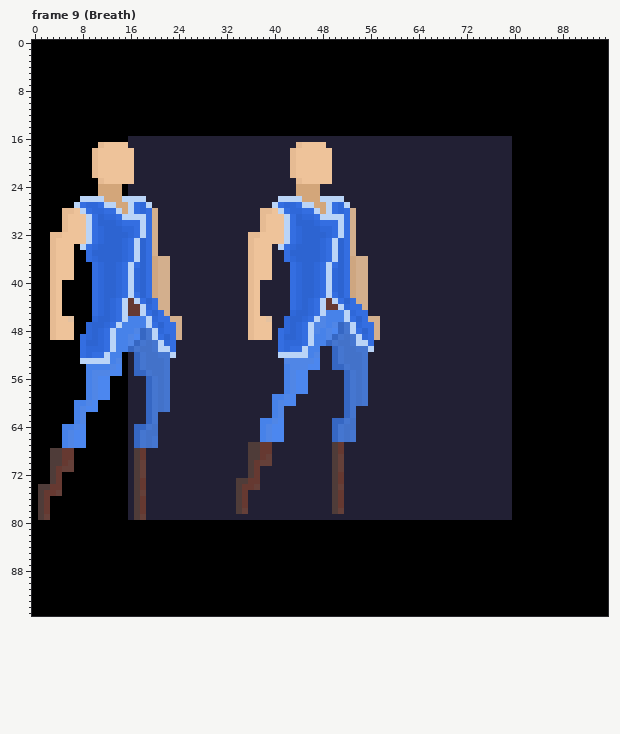
Pixel-art file: art/Scholar-casual.aseprite. Above: the version before the commit.
96x96 pixels, 22 frames. Colours within 5 levels of each other are drawn and written as one. Shown: frame 9 (Breath). The commit also changed other frames, which this record leaves out.
Once edited:
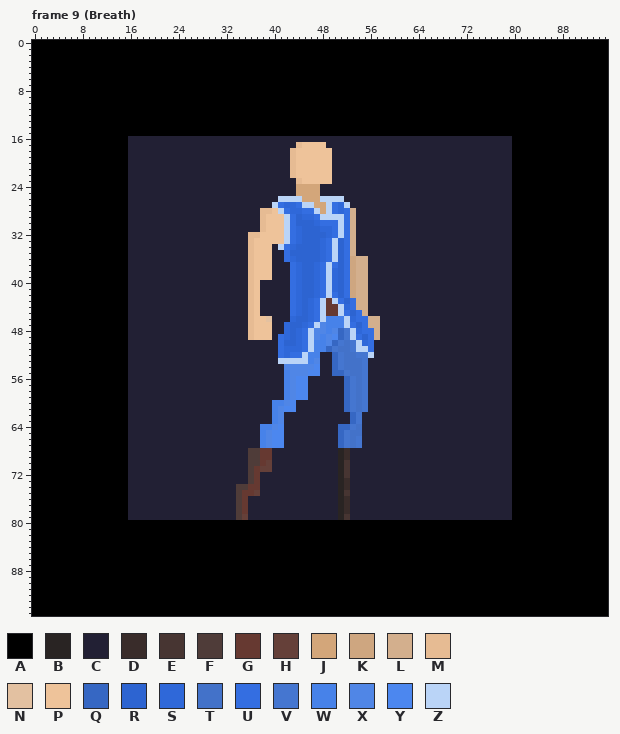
Palette (. is transparent): A #000000  B #292423  C #222034  D #392c2a  E #473532  F #4f3c39  G #663931  H #654039  J #d3a67a  K #cea680  L #d3af8d  M #e6bb93  N #e3c1a1  P #eec39a  Q #3667c3  R #2d64d1  S #2f68d9  T #4372c9  U #346ee1  V #4576d0  W #4782e9  X #5086e6  Y #4c87ef  Z #bad4f7
Edits made:
layer "Ref" now hidden
Frame 9 (Breath):
y 17: x 11..15 MPPPP -> AAAAA
y 18..22: x 10..16 MPPPPPP -> AAAAAAC
y 23: x 11..16 MPPPPP -> AAAAAC
y 24..25: x 11..14 JJJJ -> AAAA
y 26: x 8..18 ZZZZJJJZZZZ -> AAAAAAAACCC
y 27: x 7..19 ZUSSUZZJJZUSZ -> AAAAAAAAACCCC
y 28: x 5..20 MMPZUSSUUZJZUSUL -> AAAAAAAAAAACCCCC
y 29: x 5..20 MPPPZURSSUZZZZUL -> AAAAAAAAAAACCCCC
y 30: x 5..20 MPPPZURRRSUUUZUL -> AAAAAAAAAAACCCCC
y 31: x 5..20 MPPPZUSRRRSSUZUL -> AAAAAAAAAAACCCCC
y 32: x 3..20 MMPPPPZUSRRRRSUZUL -> AAAAAAAAAAAAACCCCC
y 33: x 3..20 MPPPPPZUSRRRSUZRUL -> AAAAAAAAAAAAACCCCC
y 34: x 3..6 MPPP -> AAAA; x 8..20 ZUSRRRRSUZRUL -> AAAAAAAACCCCC
y 35: x 3..6 MPPP -> AAAA; x 9..20 URRRRRSUZRUL -> AAAAAAACCCCC
y 36: x 3..6 MPPP -> AAAA; x 9..22 USRRRRSUZRUKLL -> AAAAAAACCCCCCC
y 37: x 3..6 MPPP -> AAAA; x 10..22 USRRSUZURUKLL -> AAAAAACCCCCCC
y 38..39: x 3..6 MPPP -> AAAA; x 10..22 USRRSUZSRUKLL -> AAAAAACCCCCCC
y 40..41: x 3..4 MP -> AA; x 10..22 USRRSUZSRUKLL -> AAAAAACCCCCCC
y 42: x 3..4 MP -> AA; x 10..22 USRRSUZURUKLL -> AAAAAACCCCCCC
y 43: x 3..4 MP -> AA; x 10..22 USRSUZGZURULL -> AAAAAACCCCCCC
y 44: x 3..4 MP -> AA; x 10..22 USRSUZGGZSULL -> AAAAAACCCCCCC; x 54 U -> L
y 45: x 3..4 MP -> AA; x 10..22 USRSUZGGZURUL -> AAAAAACCCCCCC; x 43..44 SR -> US; x 49..53 WWWZS -> GGZUR; x 55 U -> L
y 46: x 3..6 MPPN -> AAAA; x 10..24 SRRSUZWWWZSUULL -> AAAAAACCCCCCCCC; x 42..43 SR -> CS; x 45..48 SUZX -> RSUZ; x 53..54 UR -> SU
y 47: x 3..6 MPPP -> AAAA; x 9..24 SRRSUZWWWWZURUUL -> AAAAAAACCCCCCCCC; x 44..47 SUZX -> RSUZ; x 50..54 XQVZS -> WWZUR; x 56 U -> L
y 48: x 3..6 MPPP -> AAAA; x 9..24 SRSUZWWWXQVZSUUL -> AAAAAAACCCCCCCCC; x 41 U -> C; x 48..50 WXY -> XWX; x 54..55 UR -> SU
y 49: x 3..6 MPPP -> AAAA; x 8..24 USRSUZWWXYQVZURUL -> AAAAAAAACCCCCCCCC; x 42 R -> S; x 47 W -> X; x 50..55 QVTVZS -> YQVZUR
y 50: x 8..23 URRSUZWWXQVTVZSU -> AAAAAAAACCCCCCCC; x 42..43 SS -> RR; x 49..51 QVT -> XQV; x 55 Z -> S
y 51: x 8..23 USSSUZWWQVTTVZZU -> AAAAAAAACCCCCCCC; x 43..46 UUZW -> SSUZ; x 48..51 CCQV -> WQVT; x 53..56 TVVZ -> VZZU
y 52: x 8..14 USUUZWW -> AAAAAAA; x 17..23 QVTTVVZ -> CCCCCCC; x 41..44 ZZZZ -> USUU; x 47 X -> W; x 54 T -> V; x 56 C -> Z
y 53: x 8..14 ZZZZZWX -> AAAAAAA; x 17..22 QVTTTV -> CCCCCC; x 41..47 CXXXXXY -> ZZZZZWX
y 54: x 9..14 WWWWXY -> AAAAAA; x 17..22 QVTTTV -> CCCCCC; x 42 W -> X; x 46 Y -> X; x 51..52 QV -> VT
y 55: x 9..14 WXXXYY -> AAAAAA; x 17..22 QQVTTV -> CCCCCC; x 44..47 YYCC -> XXYY; x 50..53 CCQV -> QQVT
y 56..58: x 9..12 WXYY -> AAAA; x 19..22 QVTV -> CCCC
y 59: x 9..12 WXYY -> AAAA; x 19..22 QVTV -> CCCC; x 40..45 WWXYCC -> CCWXYY
y 60: x 7..10 WWXY -> AAAA; x 19..22 QVTV -> CCCC; x 41..42 XY -> WX
y 61: x 7..10 WXYY -> AAAA; x 19..22 QVTV -> CCCC; x 42..43 CC -> YY; x 54..55 CC -> TV
y 62: x 7..8 WX -> AA; x 19..20 QV -> CC; x 52..54 QVC -> CQV
y 63: x 7..8 WX -> AA; x 19..20 QV -> CC; x 38..41 WWXY -> CCWX; x 50..54 QQVTC -> CCCQV
y 64: x 5..8 WWXY -> AAAA; x 17..20 QQVT -> CCCC; x 39..40 XY -> WX; x 50..54 QVTTC -> CQQVT
y 65: x 5..8 WXYY -> AAAA; x 17..20 QVTT -> CCCC; x 50..54 QVTVC -> CQVTT
y 66: x 5..8 WXYY -> AAAA; x 17..20 QVTV -> CCCC; x 50..54 QVTVC -> CQVTV
y 67: x 5..8 WXYY -> AAAA; x 17..20 QVTV -> CCCC; x 36..41 FFGGCC -> CCWXYY; x 50..54 FGCCC -> CQVTV
y 68: x 3..6 FFGG -> AAAA; x 17..18 FG -> CC; x 50..52 FGC -> CBD
y 69: x 3..6 FFGG -> AAAA; x 17..18 FG -> CC; x 39 H -> G; x 50..52 FHC -> CBD
y 70: x 3..6 FFGH -> AAAA; x 17..18 FH -> CC; x 37..38 GH -> FG; x 50..52 FHC -> CBE
y 71: x 3..6 FGHH -> AAAA; x 17..18 FH -> CC; x 38..39 CC -> HH; x 50..52 FHC -> CBE
y 72: x 3..4 FG -> AA; x 17..18 FH -> CC; x 50..52 FGC -> CBE
y 73: x 3..4 FG -> AA; x 17..18 FG -> CC; x 34..36 FFG -> CCF; x 50..52 FGC -> CBD
y 74: x 1..4 FFGG -> AAAA; x 17..18 FG -> CC; x 35 G -> F; x 37 H -> G; x 50..52 FHC -> CBD
y 75: x 1..4 FGGH -> AAAA; x 17..18 FH -> CC; x 36..37 CC -> GH; x 50..52 FGC -> CBE
y 76..77: x 1..2 FG -> AA; x 17..18 FG -> CC; x 50..52 FGC -> CBD
y 78: x 1..2 FG -> AA; x 17..18 FG -> CC; x 35 H -> G; x 50..52 FHC -> CBD
y 79: x 1..2 FH -> AA; x 17..18 FH -> CC; x 34..35 CC -> FH; x 51..52 CC -> BE
Pixel boxes of the changes (left, top, right, bottom) in both pictures:
changed: (38, 142, 182, 520)
changed: (236, 304, 374, 520)
